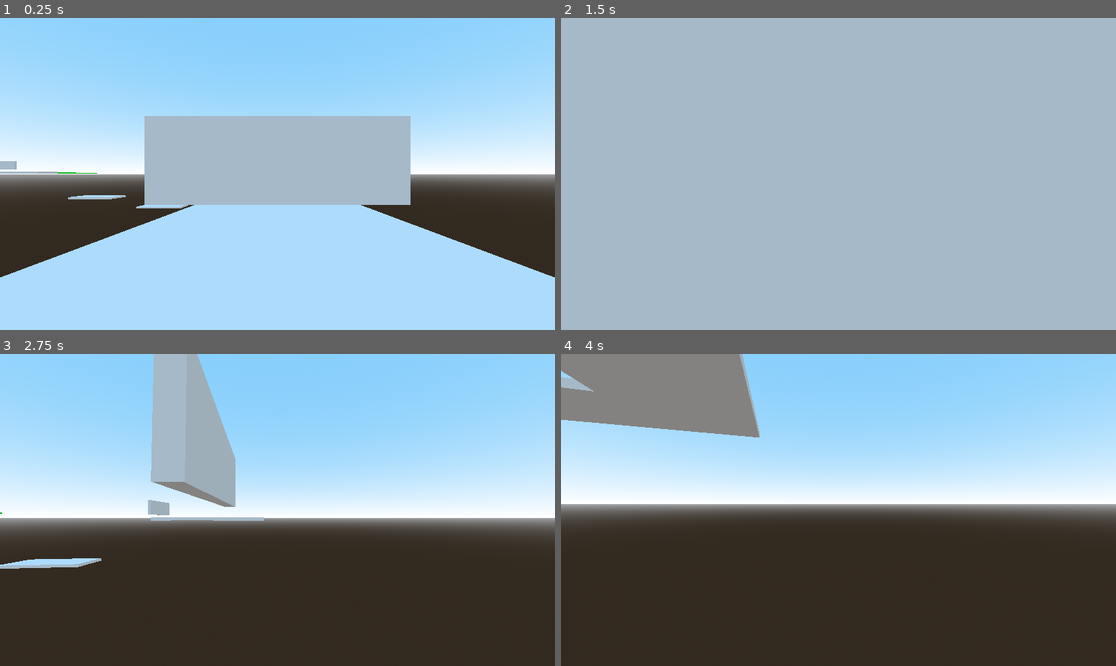
Above: before the commit, frames 1-4 (two rows, left to right).
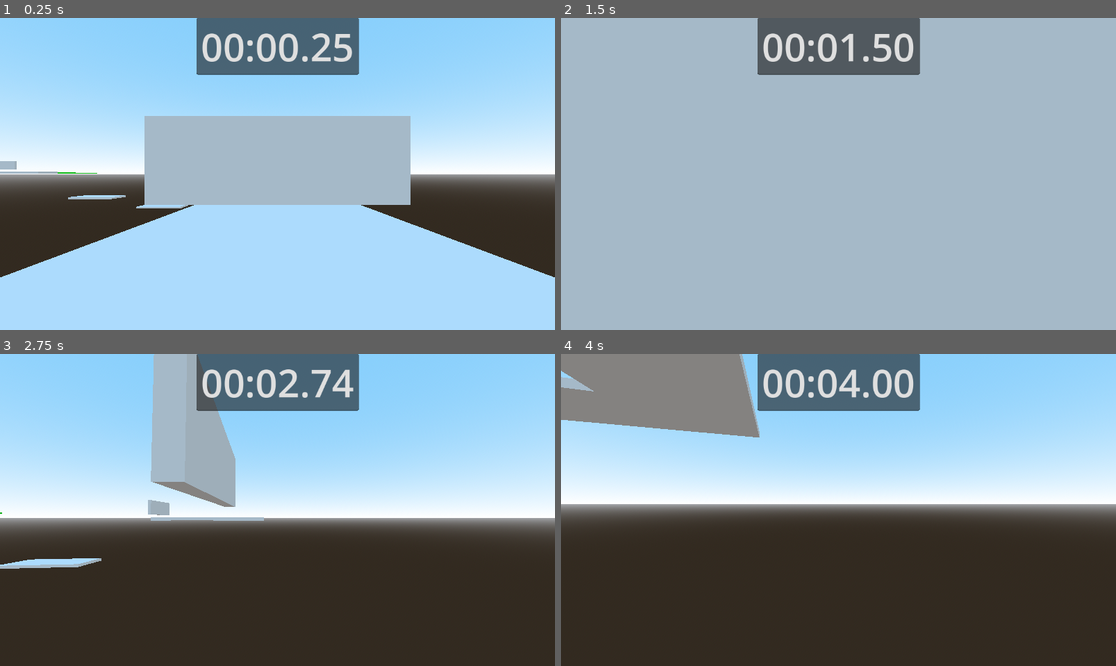
Above: after the commit, the same moments.

Repository: santosty25/Speedrun
Game: Godot game, scene res://Test_Level.tscn
Same seed, same stepped clock (60 frames per second), same inputs: the game is played once before the commit and once after it. This scene is started directly instead of the project's main scene.
Inputs (mouse positions are in pixels of both pictures, inside the frame that each line leads up to):
- Up to frame 1 (0.25 s): no input
- Up to frame 2 (1.5 s): move the mouse to (866, 174) at 0.52 s; hold W (Move_Forward) from 0.53 s (still down); tap Shift (Dash) at 0.6 s; tap Space (Jump) at 0.77 s; move the mouse to (810, 174) at 1.27 s; tap Ctrl (Slide) at 1.35 s
- Up to frame 3 (2.75 s): keep holding W (Move_Forward); tap Space (Jump) at 1.52 s; move the mouse to (288, 503) at 2.02 s; tap Shift (Dash) at 2.1 s
- Up to frame 4 (4 s): keep holding W (Move_Forward); move the mouse to (832, 516) at 2.77 s; tap Ctrl (Slide) at 2.85 s; tap Space (Jump) at 3.02, 3.77 s; move the mouse to (877, 513) at 3.52 s; tap Shift (Dash) at 3.6 s

The runs differ from the first frame. In frame 1, 5.3% of the frame differs, in the area x 35-65%, y 0-19%; in frame 2, 5.3%; in frame 3, 5.3%; in frame 4, 5.3%.

Commit message:
Added timer + win state

Diff:
--- a/Player/Player.tscn
+++ b/Player/Player.tscn
@@ -23,3 +23,4 @@
 [node name="Camera3D" type="Camera3D" parent="."]
 transform = Transform3D(10, 0, 0, 0, 10, 0, 0, 0, 10, 0, 0.5, 0)
 attributes = SubResource("CameraAttributesPractical_1kpk4")
+current = true
--- a/Player/TestPlayerY.gd
+++ b/Player/TestPlayerY.gd
@@ -53,6 +53,8 @@
 var is_sliding := false
 var slide_persist_timer = 0
 var slide_camera_corrected = true
+
+var win = false
 
 @onready var mesh = $"MeshInstance3D"
 @onready var collision = $"CollisionShape3D"
@@ -252,3 +254,7 @@
 			slide_persist_timer -= delta
 		else:
 			v /= Vector3(FRICTION,1,FRICTION)
+
+
+func _on_end_ground_body_entered(body: Node3D) -> void:
+	win = true
--- a/Test_Level.tscn
+++ b/Test_Level.tscn
@@ -1,8 +1,9 @@
-[gd_scene load_steps=15 format=3 uid="uid://drsvtj0kmn8h5"]
+[gd_scene load_steps=17 format=3 uid="uid://drsvtj0kmn8h5"]
 
 [ext_resource type="Script" path="res://test_level.gd" id="1_2gfdx"]
 [ext_resource type="PackedScene" uid="uid://caqefhu4ttwif" path="res://Player/Player.tscn" id="1_k7k1a"]
 [ext_resource type="Script" path="res://Player/TestPlayerY.gd" id="2_hlbyp"]
+[ext_resource type="Script" path="res://stopwatch.gd" id="4_psoig"]
 
 [sub_resource type="ProceduralSkyMaterial" id="ProceduralSkyMaterial_nfdbq"]
 sky_top_color = Color(0.520752, 0.808158, 0.987228, 1)
@@ -39,6 +40,9 @@
 
 [sub_resource type="PrismMesh" id="PrismMesh_qipoc"]
 
+[sub_resource type="Theme" id="Theme_yo0k8"]
+default_font_size = 80
+
 [node name="Node3D" type="Node3D"]
 script = ExtResource("1_2gfdx")
 
@@ -103,8 +107,9 @@
 [node name="MeshInstance3D" type="MeshInstance3D" parent="Ground6"]
 mesh = SubResource("BoxMesh_mp222")
 
-[node name="EndGround" type="StaticBody3D" parent="."]
+[node name="EndGround" type="Area3D" parent="."]
 transform = Transform3D(-1.09278e-06, 0, 25, 0, 1, 0, -25, 0, -1.09278e-06, -214.048, 2.65966, -214.403)
+disable_mode = 2
 
 [node name="CollisionShape3D" type="CollisionShape3D" parent="EndGround"]
 shape = SubResource("BoxShape3D_6pkit")
@@ -202,3 +207,25 @@
 
 [node name="MeshInstance3D" type="MeshInstance3D" parent="Ramp"]
 mesh = SubResource("PrismMesh_qipoc")
+
+[node name="Stopwatch" type="LineEdit" parent="."]
+anchors_preset = 5
+anchor_left = 0.5
+anchor_right = 0.5
+offset_left = -168.5
+offset_right = 168.5
+offset_bottom = 118.0
+grow_horizontal = 2
+theme = SubResource("Theme_yo0k8")
+text = "00:00.00"
+alignment = 1
+context_menu_enabled = false
+virtual_keyboard_enabled = false
+shortcut_keys_enabled = false
+middle_mouse_paste_enabled = false
+selecting_enabled = false
+deselect_on_focus_loss_enabled = false
+drag_and_drop_selection_enabled = false
+script = ExtResource("4_psoig")
+
+[connection signal="body_entered" from="EndGround" to="Player" method="_on_end_ground_body_entered"]
--- /dev/null
+++ b/stopwatch.gd
@@ -0,0 +1,11 @@
+extends LineEdit
+
+
+# Called when the node enters the scene tree for the first time.
+func _ready() -> void:
+	alignment = 1
+
+
+# Called every frame. 'delta' is the elapsed time since the previous frame.
+func _process(delta: float) -> void:
+	pass
--- a/test_level.gd
+++ b/test_level.gd
@@ -1,13 +1,51 @@
 extends Node3D
 
+var time = 0.0
+var sec = 0
+var min = 0
+var centi = 0
 
 # Called when the node enters the scene tree for the first time.
 func _ready() -> void:
-	pass # Replace with function body.
+	pass
+
 
 
 # Called every frame. 'delta' is the elapsed time since the previous frame.
 func _process(delta: float) -> void:
+	time += delta * 100
+
+	if !$Player.win:
+		$Stopwatch.text = getTime()
+
 	if Input.is_action_pressed("Reset"):
 		$Player.position = Vector3(0, 0, 0)
 		$Player.rotation = Vector3(0, 0, 0)
+		time = 0
+
+#Turns total centiseconds into stopwatch time format
+func getTime():
+	min = int(time) / 6000
+	sec = (int(time) - (6000 * min)) / 100
+	centi = int(time) - ((100 * sec) + (6000 * min))
+
+	#Turns all three time increments into string and combines them into format
+	var timerString1 = ""
+	var timerString2 = ""
+	var timerString3 = ""
+
+	#Makes sure time increments always have two digits
+	if (min <= 9):
+		timerString1 = "0" + str(min)
+	else:
+		timerString1 = str(min)
+	if (sec <= 9):
+		timerString2 = "0" + str(sec)
+	else:
+		timerString2 = str(sec)
+	if (centi <= 9):
+		timerString3 = "0" + str(centi)
+	else:
+		timerString3 = str(centi)
+
+	return timerString1 + ":" + timerString2 + "." + timerString3
